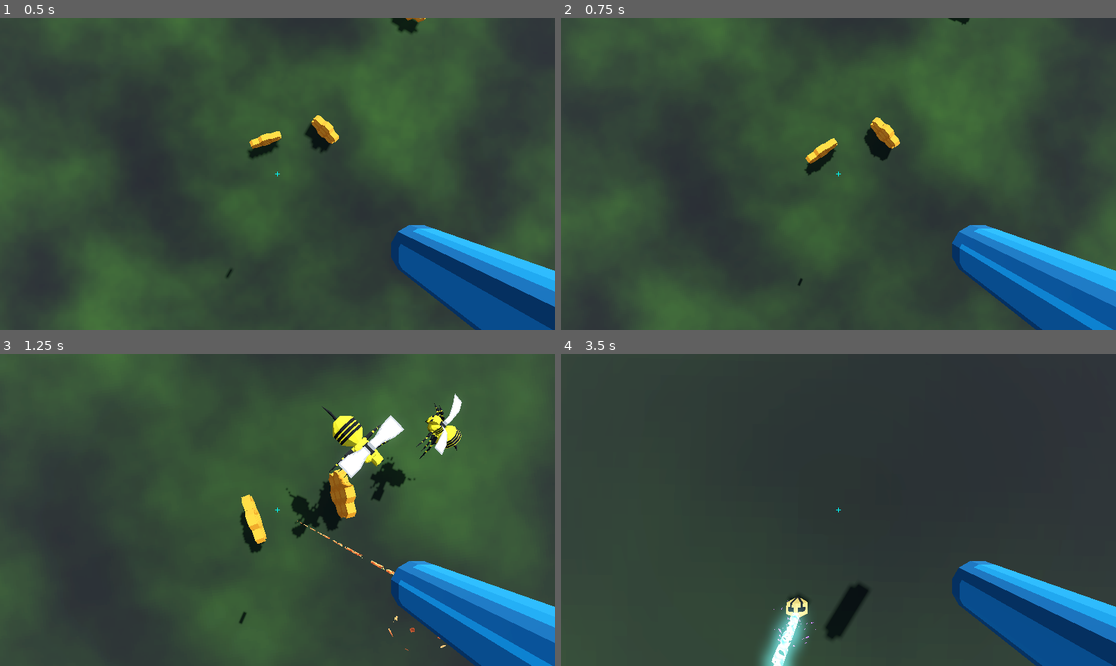
Above: before the commit, frames 1-4 (two rows, left to right).
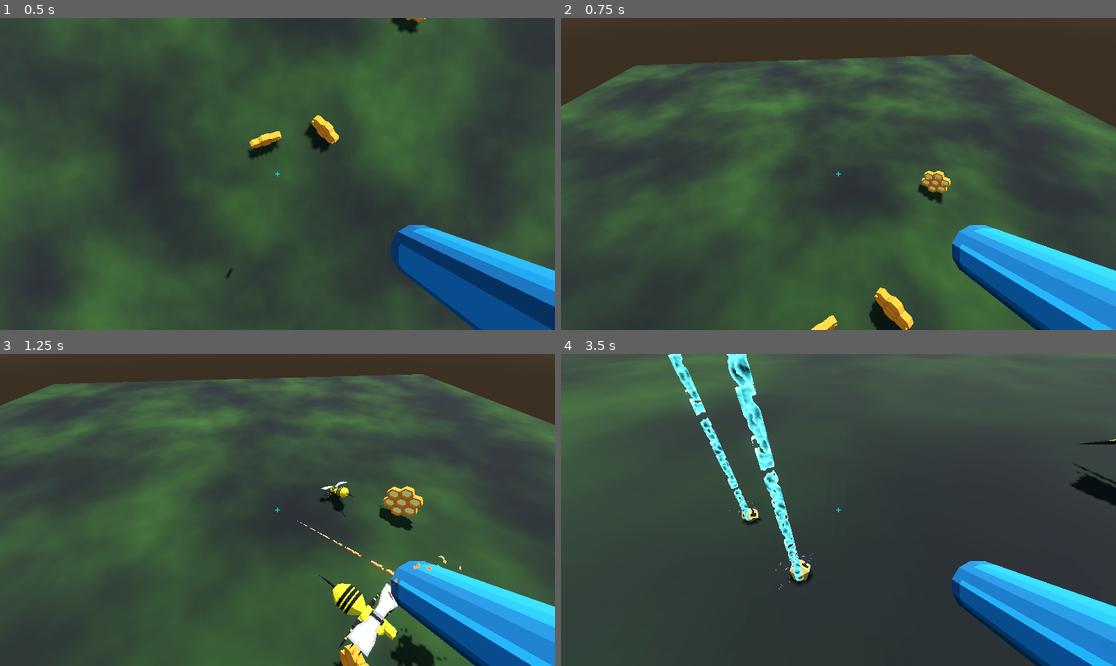
Above: after the commit, the same moments.

Repository: partkyle/bellhivers
Game: Godot game, scene res://scenes/main.tscn
Two runs of this game, one before a commit and one after it. Both use one fixed random seed, a clock stepped at 60 frames per second and the inputs below.
Inputs (mouse positions are in pixels of both pictures, inside the frame that each line leads up to):
- Up to frame 1 (0.5 s): no input
- Up to frame 2 (0.75 s): tap Enter at 0.5 s; move the mouse to (866, 174) at 0.52 s; press the mouse at (866, 174) at 0.53 s; hold W (move_up) from 0.53 s (still down)
- Up to frame 3 (1.25 s): keep holding W (move_up); tap Space (jump) at 0.77 s
- Up to frame 4 (3.5 s): keep holding W (move_up); move the mouse to (810, 510) at 1.27 s; release the mouse at (810, 510) at 1.28 s; tap 1 (grenade) at 1.35, 2.85 s; tap Space (jump) at 1.52, 3.02 s; move the mouse to (849, 503) at 2.02 s; press the mouse at (849, 503) at 2.03 s; move the mouse to (832, 516) at 2.77 s; release the mouse at (832, 516) at 2.78 s

Frame 1 is identical in both runs. In frame 2, 39% of the frame differs, in the area x 0-100%, y 0-100%; in frame 3, 36%; in frame 4, 28%.

Commit message:
clamp player angle

Diff:
--- a/scripts/player.gd
+++ b/scripts/player.gd
@@ -30,6 +30,7 @@
 	if event is InputEventMouseMotion:
 		transform.basis = Basis(Vector3.UP, -event.relative.x * camera_speed) * transform.basis
 		camera_wrapper.transform.basis = Basis(camera_wrapper.transform.basis.x, -event.relative.y * camera_speed) * camera_wrapper.transform.basis
+		camera_wrapper.rotation.x = clamp(camera_wrapper.rotation.x, -PI / 4, PI / 4)
 
 
 func _physics_process(delta):
